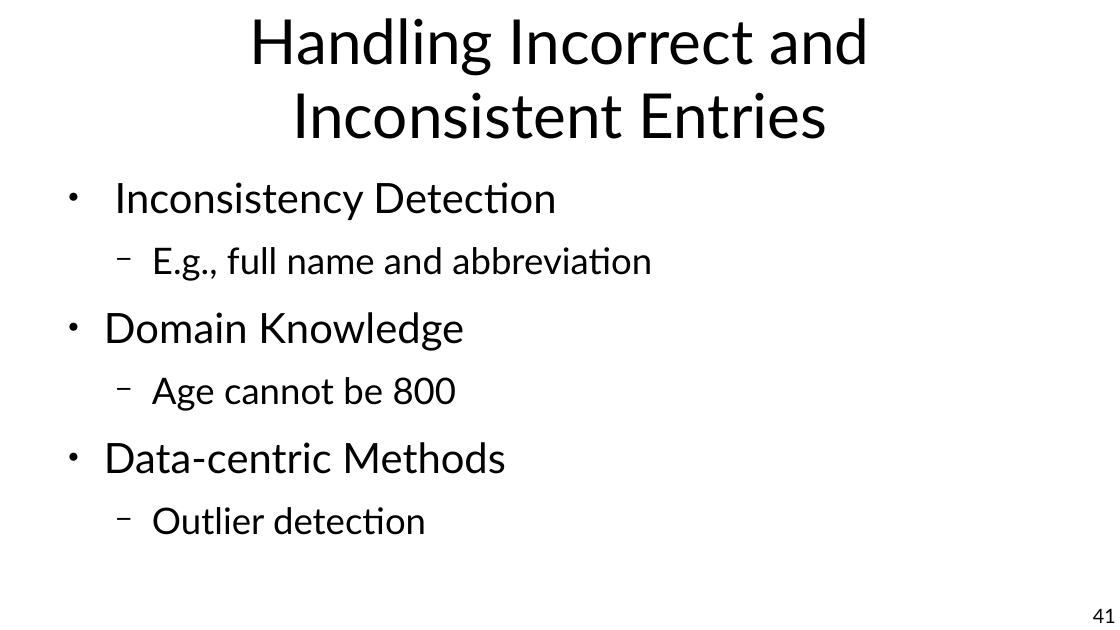
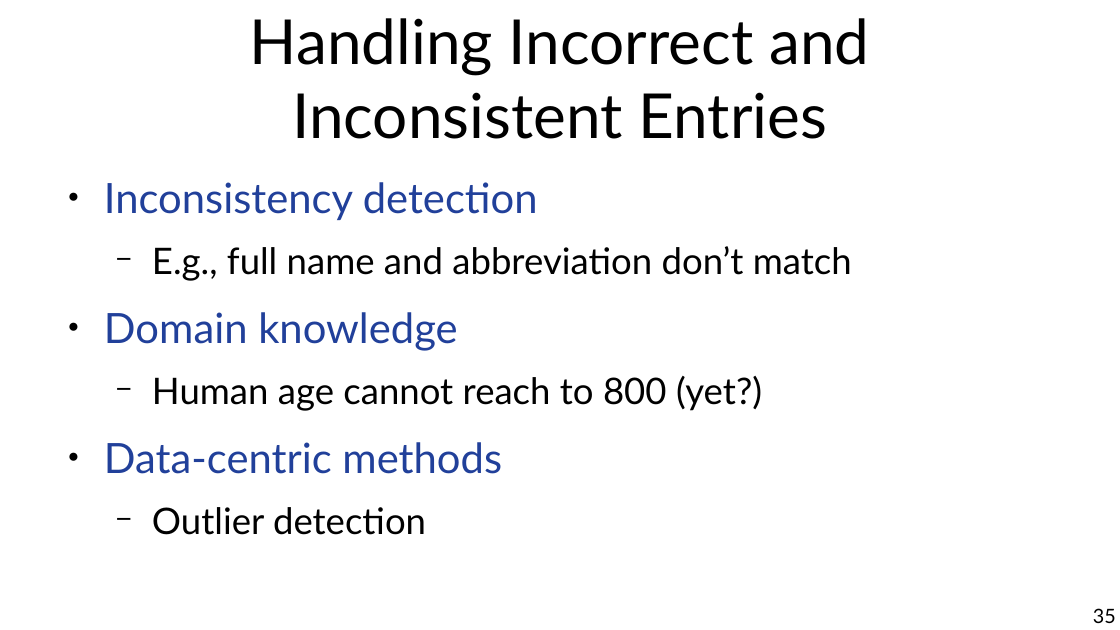
Before and after one commit to marco-calautti/data-mining-course, a slide deck: slide 35 of theory/tt02_data_preparation.odp (slide 41 before the commit). Drawn at 1120x630 pixels with LibreOffice and Linux fonts; fonts in the diff are those of the drawing. Boxes give left, top, right and bottom in pixels: in the first picture for what was removed or moved away, otherwise in the second. Text is boxed around its words. In the diff, an @@ line names an element or a change of style, - is before the commit and + after.

```diff
--- a/theory/tt02_data_preparation.odp
+++ b/theory/tt02_data_preparation.odp
@@ text at box(104, 182, 852, 474): text changed; size 29.6 to 25.9 pt @@
-● Inconsistency Detection
-  − E.g., full name and abbreviation
-● Domain Knowledge
-  − Age cannot be 800
-● Data-centric Methods
+● Inconsistency detection
+  − E.g., full name and abbreviation don’t match
+● Domain knowledge
+  − Human age cannot reach to 800 (yet?)
+● Data-centric methods
@@ page number at box(1093, 608, 1116, 623): text changed @@
-41
+35
```
Also in this commit, not shown: 30 other slides changed, 8 slides added, 12 slides removed.
